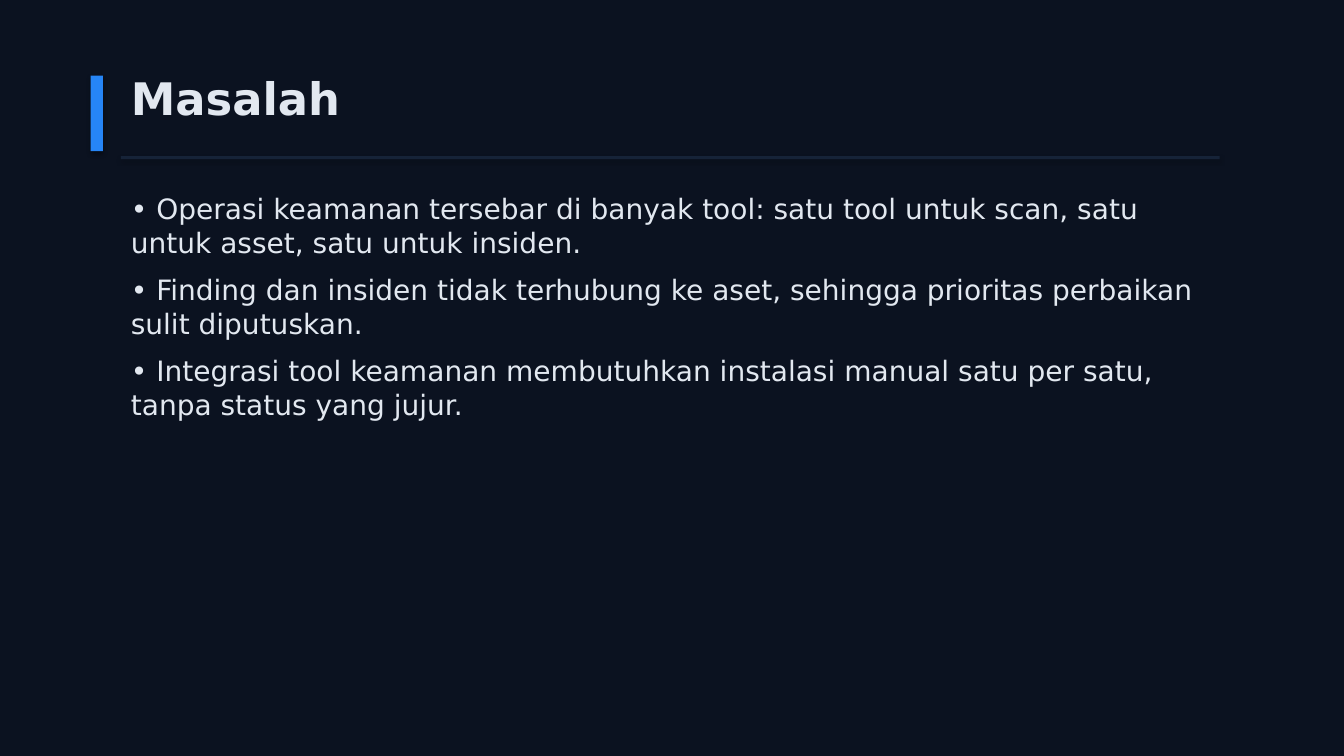
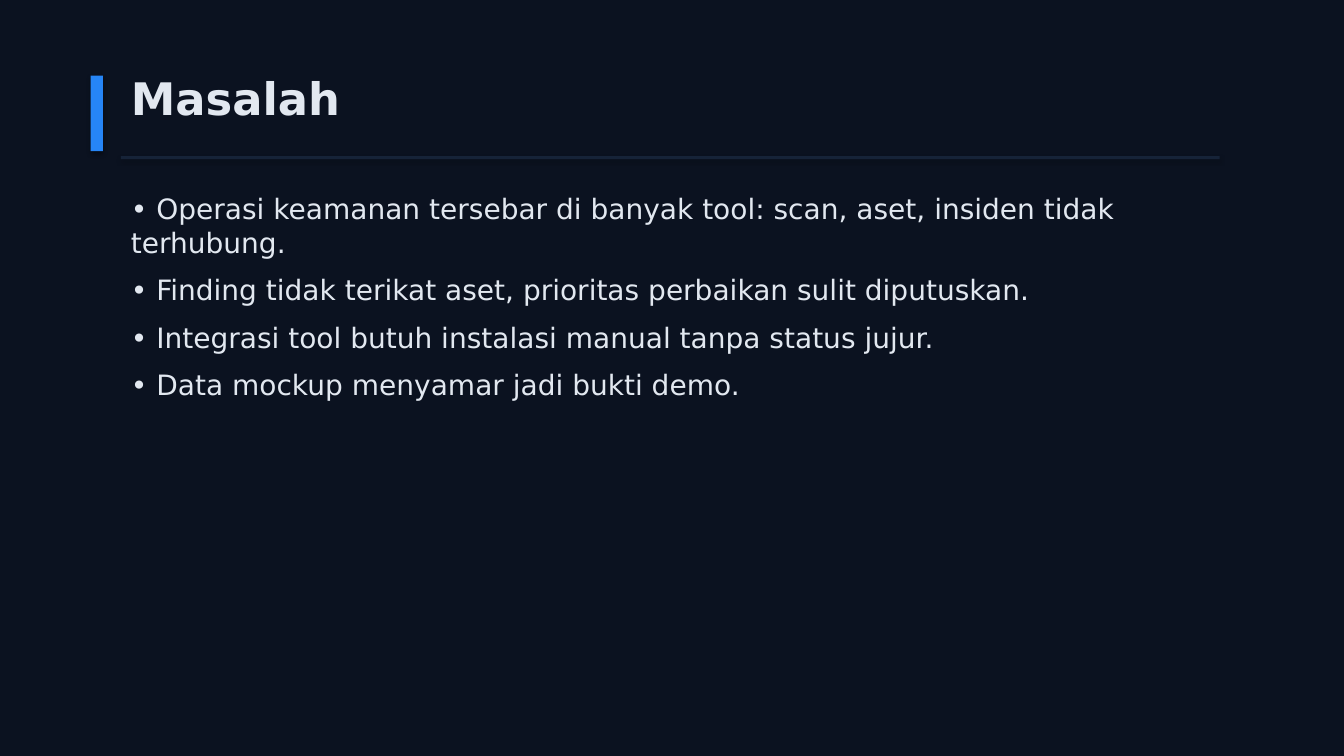
Before and after one commit to jejakmasgondrong/GARDA-CYBER, a slide deck: slide 2 of submission/GARDA-CYBER-slide-penjelasan.pptx. Drawn at 1344x756 pixels with LibreOffice and Linux fonts; fonts in the diff are those of the drawing. Boxes give left, top, right and bottom in pixels: in the first picture for what was removed or moved away, otherwise in the second. Text is boxed around its words. In the diff, an @@ line names an element or a change of style, - is before the commit and + after.

```diff
--- a/submission/GARDA-CYBER-slide-penjelasan.pptx
+++ b/submission/GARDA-CYBER-slide-penjelasan.pptx
@@ text at <box>131,197,1114,401</box>: text changed @@
-• Operasi keamanan tersebar di banyak tool: satu tool untuk scan, satu untuk asset, satu untuk insiden.
-• Finding dan insiden tidak terhubung ke aset, sehingga prioritas perbaikan sulit diputuskan.
-• Integrasi tool keamanan membutuhkan instalasi manual satu per satu, tanpa status yang jujur.
+• Operasi keamanan tersebar di banyak tool: scan, aset, insiden tidak terhubung.
+• Finding tidak terikat aset, prioritas perbaikan sulit diputuskan.
+• Integrasi tool butuh instalasi manual tanpa status jujur.
+• Data mockup menyamar jadi bukti demo.
```
Also in this commit, not shown: 9 other slides changed, 10 slides added, 1 slide removed, 1 other file.
